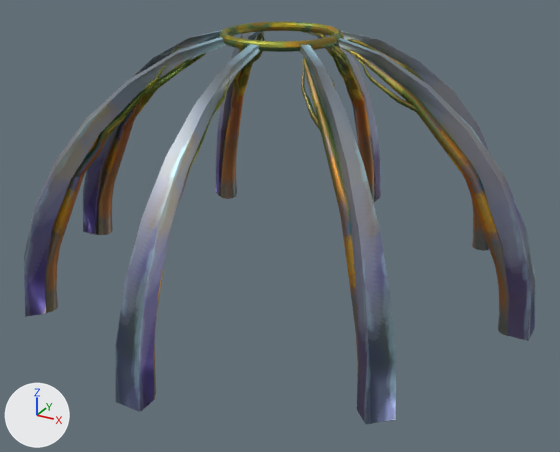
The glTF model skybox_setup/LO_dome_struts.glb: old version first, new version second.
Rendered twice from a 50 mm camera at (69.0, -126.2, 73.7) aimed at (2.1, -4.6, 12.9). The axes (+X, +Y, +Z) are drawn at lower left. The lights are the same throughout. The picture after the commit comes second. Where no turn or scale is listed for an object, it has been applied to the vertices. Vertices at exactly the same position are counted once.

Names of what the first picture shows: 'struts'.
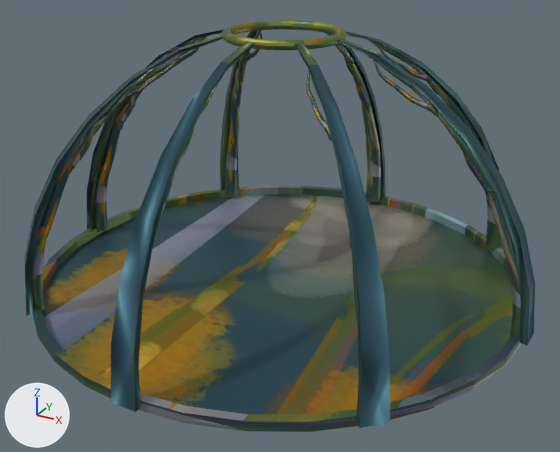
Location of each change, [x1, y1, x2, y2] in pixels of the pictures (560 x 452 px):
'Cylinder.081', added
    after: [32, 185, 521, 432]
'struts', reshaped, moved, rescaled
    before: [24, 22, 536, 424]
    after: [25, 29, 535, 428]
'Torus', added
    after: [222, 20, 346, 50]
part 1 of me_béziercurve_001, rebuilt
    before: [303, 57, 359, 394]
    after: [32, 54, 182, 310]
part 2 of me_béziercurve_001, rebuilt (74% narrower, 22% shorter)
    before: [347, 39, 487, 251]
    after: [225, 30, 260, 196]
part 3 of me_béziercurve_001, rebuilt
    before: [341, 31, 492, 250]
    after: [220, 31, 257, 191]
part 4 of me_béziercurve_001, rebuilt (106% wider, 26% shorter)
    before: [300, 45, 396, 424]
    after: [25, 34, 224, 316]
part 5 of me_béziercurve_001, deleted
    before: [24, 31, 536, 412]
part 6 of me_béziercurve_001, built on
    before: [83, 22, 344, 235]
    after: [70, 29, 535, 428]

Diff of the bpy script that builds the scene:
```diff
--- a/skybox_setup/LO_dome_struts.glb.py
+++ b/skybox_setup/LO_dome_struts.glb.py
@@ me_béziercurve_001 @@
 # used by ob_struts; location = (-2.8, -0.1, 38.3); rotation_euler = (0.0, 1.571, 0.0), in degrees (0, 90, 0); scale = (19.8, 19.8, 19.8)
-me_béziercurve_001.from_pydata(...)  # 7893 vertices, 15372 faces; spans x -0.56..1.95, y -2.56..2.57, z -2.43..2.71
+me_béziercurve_001.from_pydata(...)  # 19755 vertices, 39096 faces; spans x -1.4..1.08, y -2.41..2.65, z -0.47..4.59
+# me_béziercurve_001 part 1: the loose piece of 164 vertices spanning x -0.49..1.95, y -1.75..-0.3, z 0.53..1.94 is rebuilt with 721 vertices and now spans x -1.36..1.08, y -1.66..-0.29, z 0.25..1.66
+# me_béziercurve_001 part 2: the loose piece of 164 vertices spanning x -0.49..1.95, y 0.39..1.8, z 0.44..1.89 is rebuilt with 721 vertices and now spans x -1.36..1.08, y 0.52..1.93, z 0.28..1.64
+# me_béziercurve_001 part 3: the loose piece of 32 vertices spanning x -0.54..1.95, y 0.35..1.93, z 0.43..2.01 is rebuilt with 32 vertices and now spans x -1.4..1.08, y 0.47..2.01, z 0.19..1.72
+# me_béziercurve_001 part 4: the loose piece of 32 vertices spanning x -0.54..1.95, y -1.87..-0.28, z 0.49..2.07 is rebuilt with 32 vertices and now spans x -1.4..1.08, y -1.74..-0.22, z 0.17..1.71
+# me_béziercurve_001 part 5: 26 loose pieces with 6337 vertices, spanning x -0.54..1.95, y -2.56..2.57, z -1.86..2.71, are deleted
+# me_béziercurve_001 part 6: 1164 vertices removed from x -0.56..1.95, y -0.57..1.87, z -2.43..0.71; 18249 vertices added at x -1.4..1.08, y -2.41..2.65, z -0.47..4.59
 me_béziercurve_001.materials.append(mat_strut_002)
-me_béziercurve_001.materials.append(mat_stru_torus)  # picture img_struts_torus_tex
@@ me_cylinder @@
+me_cylinder.from_pydata(...)  # 128 vertices, 252 faces; spans x -49.8..49.8, y -49.8..49.8, z -1.5..1.4
+me_cylinder.materials.append(mat_strut_002)  # picture img_strut_tex
@@ me_torus @@
+me_torus.from_pydata(...)  # a torus around z (ring radius 10.4, tube radius 0.9) spanning x -11.3..11.3, y -11.3..11.3, z -0.9..0.9
+me_torus.materials.append(mat_stru_torus)  # picture img_struts_torus_tex
@@ ob_struts @@
 ob_struts = bpy.data.objects.new('struts', me_béziercurve_001)
-ob_struts.location = (-2.8, -0.1, 38.3)
+ob_struts.location = (-40.7, -3.1, 21.4)
 ob_struts.rotation_euler = (0.0, 1.571, 0.0)  # degrees (0, 90, 0)
-ob_struts.scale = (19.8, 19.8, 19.8)
+ob_struts.scale = (20.0, 20.0, 20.0)
@@ ob_cylinder_081 @@
+ob_cylinder_081 = bpy.data.objects.new('Cylinder.081', me_cylinder)
+ob_cylinder_081.location = (0.0, 0.0, -0.7)
@@ ob_torus @@
+ob_torus = bpy.data.objects.new('Torus', me_torus)
+ob_torus.location = (0.7, -0.5, 49.0)
```
